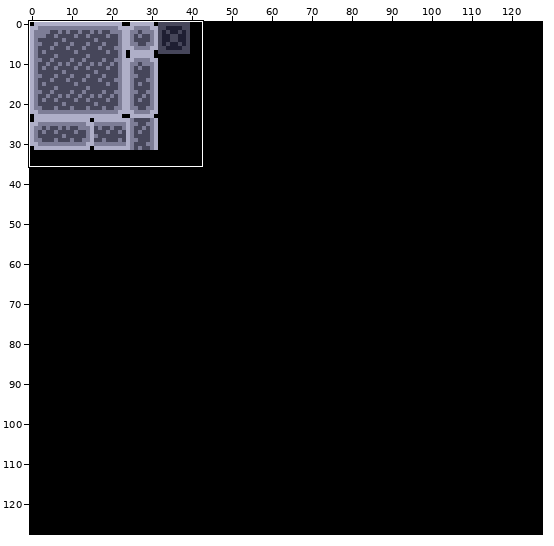
Two versions of one pixel-art file, resources/sprites/tilemap.ase. The picture above shows the old version from afar; the outline marks the close-up.
Close-up. Earlier state:
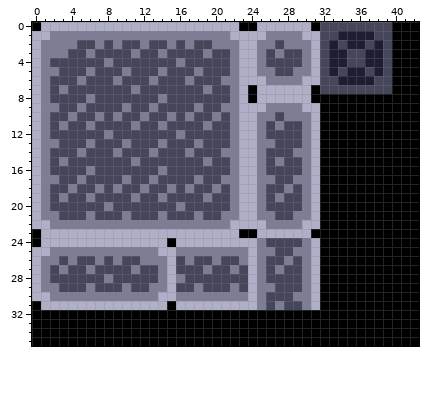
128x128 pixels, 1 frame. Shown: x 0..42, y 0..35.
The result:
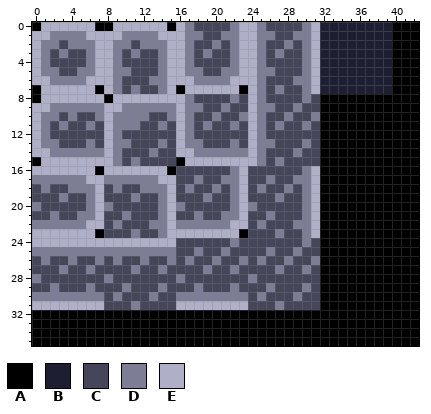
Palette (. is transparent): A #000000  B #1e1e32  C #46465a  D #7d7d96  E #afafc8
Diff:
Changed rows in their new state; - is an unchanged pixel.
Layers "Layer 2", "Layer 1":
first column x 0:
 0 -------AA------A-DCCCCDEEDCCCCDEBBBBBBBB
 1 ------EEEE----EEE--CC-D--D-CC-D-BB----BB
 2 ---C-DDEE-D--DDEE----C----C--C--B-B--B-B
 3 --C----EED-----EED--------------B--BB--B
 4 ------DEED----DEED--------------B--BB--B
 5 -----D-EED-----EED---D-------C--B-B--B-B
 6 -EDDD-EEE-----DEEEDDD-E--DCCC-D-BB----BB
 7 AEEEEEEAED----DEAEEEEEEAEDCDCCDEBBBBBBBB
 8 AEEEEEEEAEEEEEEEED-----CEDCCCCDC--------
 9 -E-DD-DDEE-DD-DDED----CC-D-CC-CC--------
10 --D-----E-DD----E-----CD--C--CCD--------
11 --------EDD-----ED-----C-------C--------
12 --------ED------ED----CC------CC--------
13 --------ED------ED-----C-------C--------
14 -EDDD-DDE-------EEDDD--D------CC--------
15 AEEEEEEEED------AEEEEEE-------CC--------
16 -EEEEEEAEEEEEEEA--------CC--------------
17 D--DD-EEDD-DD-EE--------CC--------------
18 C----DDE-----DDE--------C---------------
19 CC-----E-------E--------CC--------------
20 DC----DE------DE--------DC--------------
21 CC---D-E-------E--------CC---C----------
22 DD----EEC-CCC--E--------CDCCC-D---------
23 E------ACCCDCCD---------CCCDCCDE--------
24 E--------------ECCCCCCDCCC-----C--------
25 DD------------DDCC-CC-CCCC----CC--------
26 C-C----------CCD--------C-----CD--------
27 CC-------------C--------CC-----C--------
28 DC------------CC--------DC----CC--------
29 CC-----------C-C--------CC-----C--------
30 DD------C-CCC-CC--------C-----CC--------
31 E-------CCCDCCCC--------CC----CC--------
